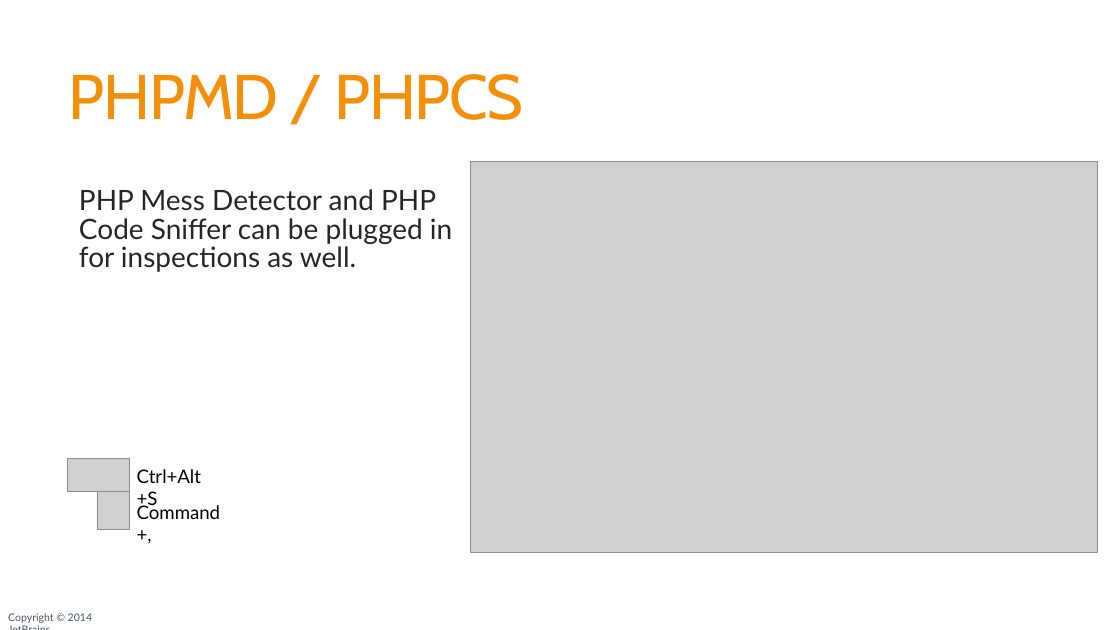
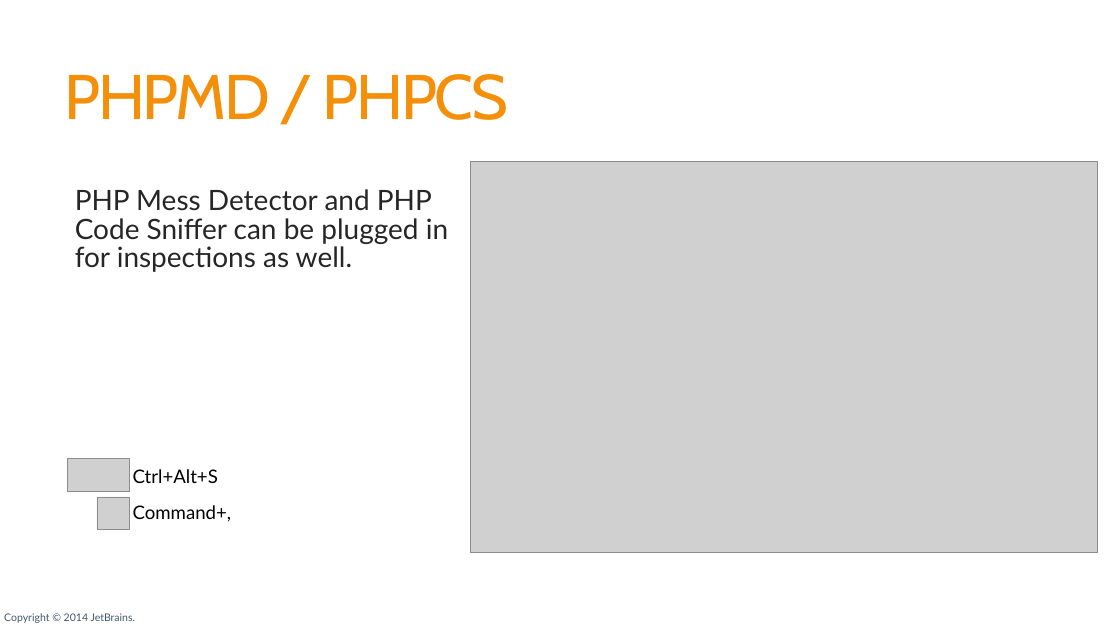
Before and after one commit to JetBrains/phpstorm-workshop, a slide deck: slide 48 of PhpStorm_Workshop.pptx. Drawn at 1120x630 pixels with LibreOffice and Linux fonts; fonts in the diff are those of the drawing; grey boxes stand for pictures; background and template pictures are left out. Boxes give left, top, right and bottom in pixels: in the first picture for what was removed or moved away, otherwise in the second. Text is boxed around its words. In the diff, an @@ line names an element or a change of style, - is before the commit and + after.

```diff
--- a/PhpStorm_Workshop.pptx
+++ b/PhpStorm_Workshop.pptx
@@ title "PHPMD / PHPCS" at (65, 74, 508, 120): letter spacing -1.2 to -2 pt @@
@@ text "PHP Mess Detector and PHP ...": place and size @@
-text "PHP Mess Detector and PHP ..." at (79, 189, 452, 272)
+text "PHP Mess Detector and PHP ..." at (75, 189, 448, 272)
@@ text "Ctrl+Alt+S" rewrapped from (137, 469, 201, 509) to (133, 469, 218, 483) @@
@@ picture: place and size @@
-picture at (97, 492, 129, 530)
+picture at (97, 497, 129, 530)
@@ text "Command+," rewrapped from (137, 503, 220, 519) to (133, 505, 231, 522) @@
@@ text "Copyright © 2014 JetBrains." rewrapped from (8, 613, 92, 623) to (4, 613, 136, 623) @@
```
Also in this commit, not shown: 134 other slides changed, 1 slide added, 1 slide removed, 1 other file.
